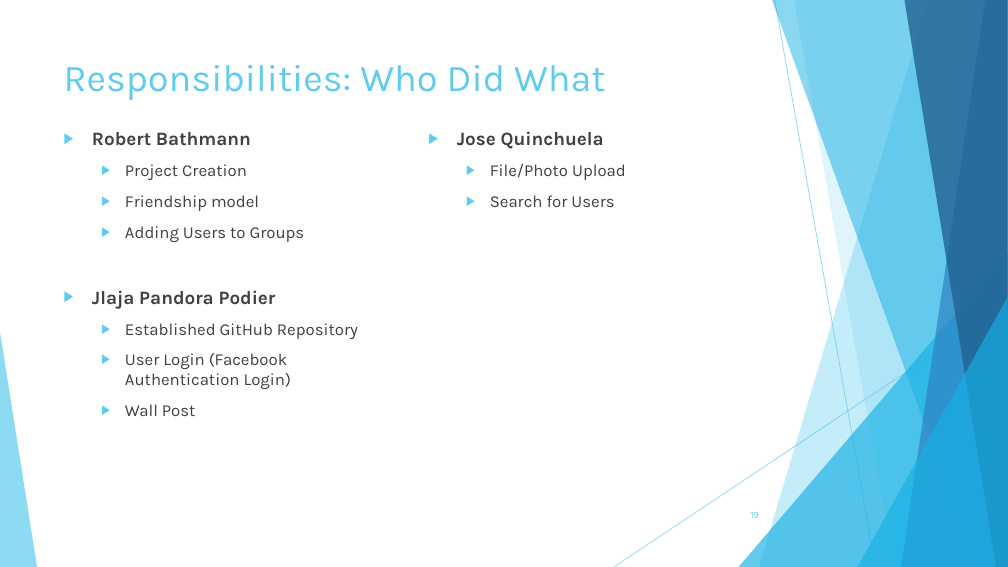
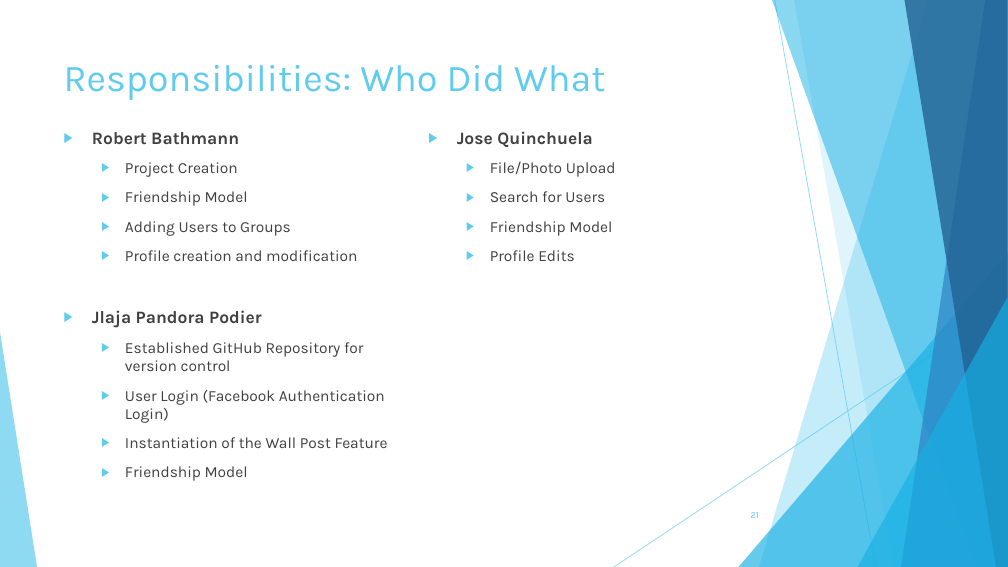
Before and after one commit to jpodier/cosc617-FinalProject-bathm-podie-quin, a slide deck: slide 21 of TowsonBook.pptx (slide 19 before the commit). Drawn at 1008x567 pixels with LibreOffice and Linux fonts; fonts in the diff are those of the drawing. Boxes give left, top, right and bottom in pixels: in the first picture for what was removed or moved away, otherwise in the second. Text is boxed around its words. In the diff, an @@ line names an element or a change of style, - is before the commit and + after.

```diff
--- a/TowsonBook.pptx
+++ b/TowsonBook.pptx
@@ text at (x1=92, y1=132, x2=385, y2=423): size 18 to 16.6 pt in "Robert Bathmann", "Jlaja Pandora Podier"; size 16 to 14.8 pt in "Project Creation", "Adding Users to Groups", "User Login (Facebook Authentication Login)" @@
@@ text at (x1=457, y1=131, x2=616, y2=202): size 18 to 16.6 pt in "Jose Quinchuela"; size 16 to 14.8 pt in "File/Photo Upload", "Search for Users" @@
@@ text at (x1=125, y1=191, x2=248, y2=206): text changed; size 16 to 14.8 pt @@
-  ▶ Friendship model
+  ▶ Friendship Model
@@ text at (x1=490, y1=221, x2=612, y2=261): paragraphs added @@
+  ▶ Friendship Model
+  ▶ Profile Edits
@@ text at (x1=125, y1=250, x2=357, y2=261): paragraph added @@
+  ▶ Profile creation and modification
@@ text at (x1=125, y1=342, x2=363, y2=371): text changed; size 16 to 14.8 pt @@
-  ▶ Established GitHub Repository
+  ▶ Established GitHub Repository for version control
@@ text at (x1=125, y1=437, x2=388, y2=448): text changed; size 16 to 14.8 pt @@
-  ▶ Wall Post
+  ▶ Instantiation of the Wall Post Feature
+  ▶ Friendship Model
```
Also in this commit, not shown: 10 other slides changed, 2 slides added.
